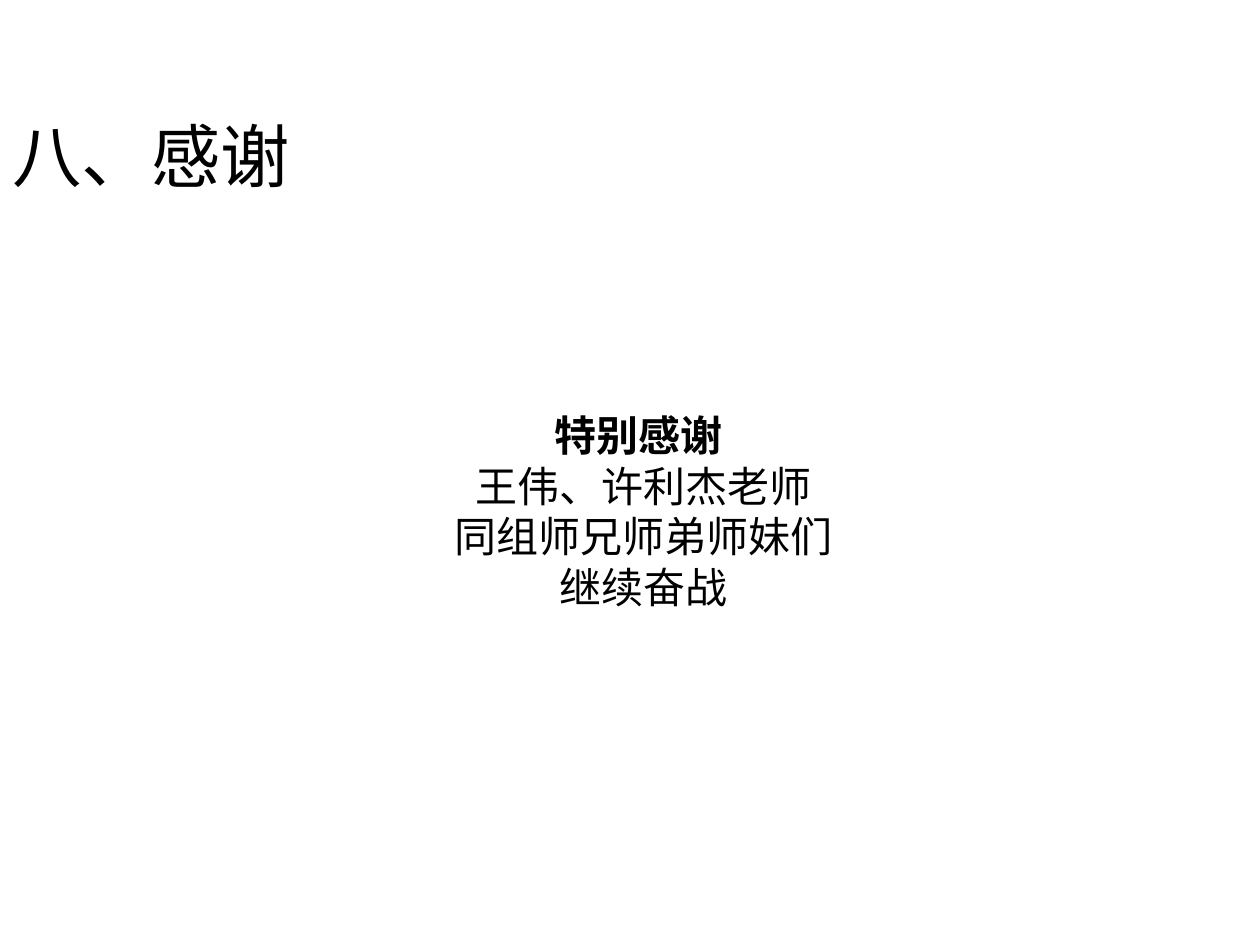
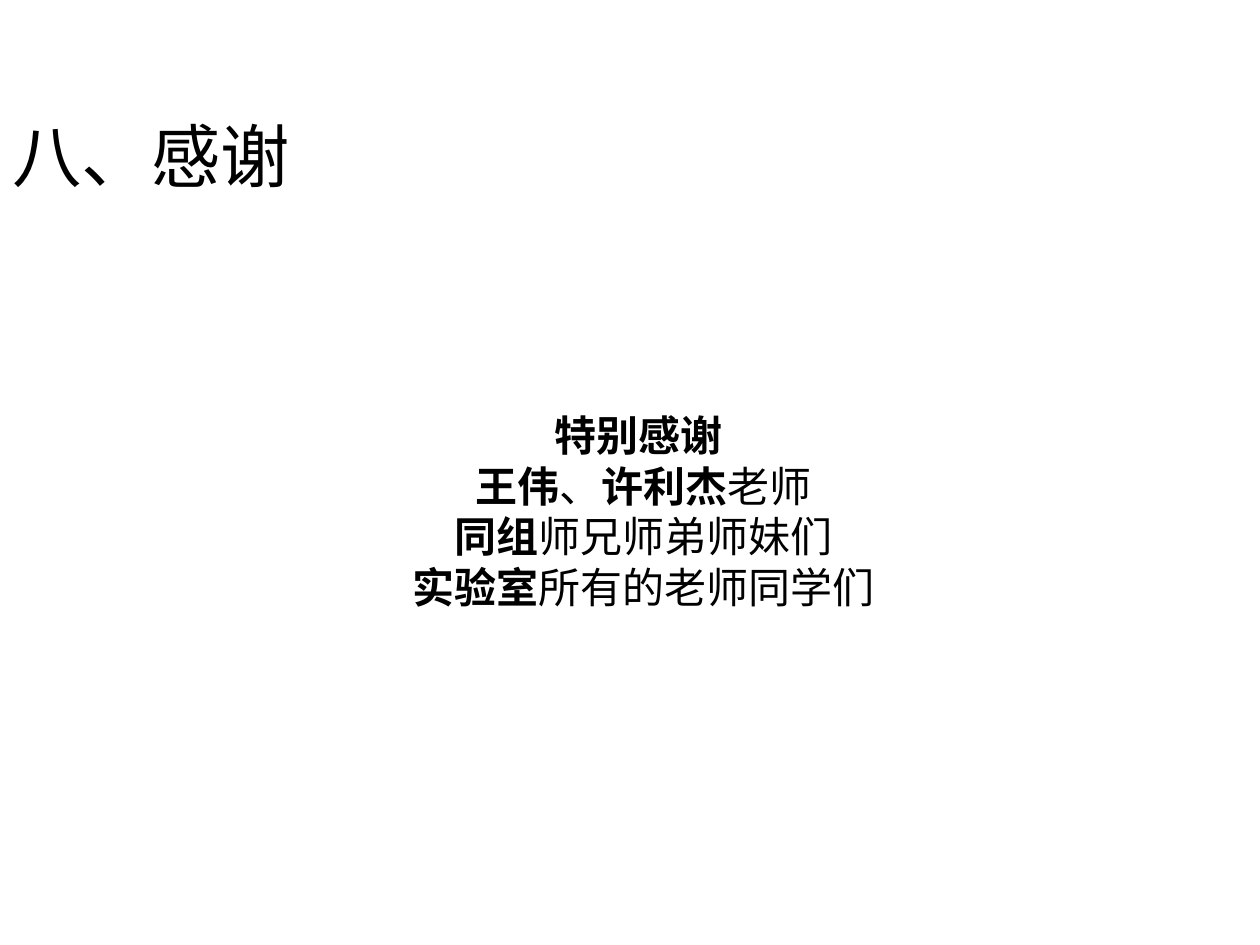
Before and after one commit to DuanSky22/GraduationThesis, a slide deck: slide 41 of post-graduate paper/中期汇报-段世凯-v3.0.pptx (slide 39 before the commit). Drawn at 1260x945 pixels with LibreOffice and Linux fonts; fonts in the diff are those of the drawing. Boxes give left, top, right and bottom in pixels: in the first picture for what was removed or moved away, otherwise in the second. Text is boxed around its words. In the diff, an @@ line names an element or a change of style, - is before the commit and + after.

```diff
--- a/post-graduate paper/中期汇报-段世凯-v3.0.pptx
+++ b/post-graduate paper/中期汇报-段世凯-v3.0.pptx
@@ text at (454,466,832,556): bold on in "王伟、许利杰老师", "同组师兄师弟师妹们" @@
@@ text at (412,567,874,607): text changed @@
-继续奋战
+实验室所有的老师同学们
```
Also in this commit, not shown: 23 other slides changed, 7 slides added, 5 slides removed, 15 other files.
